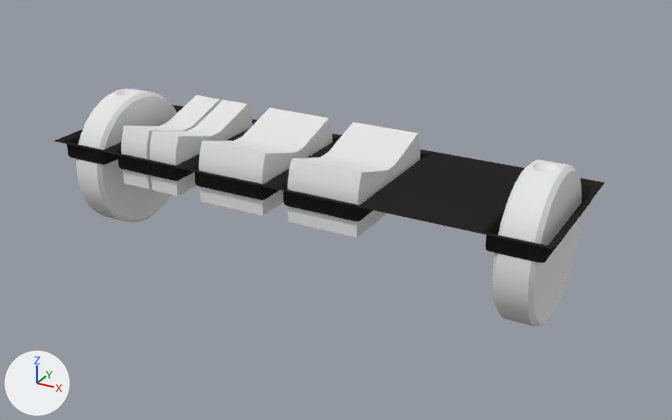
The Blender file Instruments/switches/switches.blend, before and after one commit.
The view is the same before and after, from a 50 mm camera at (0.1078, -0.1845, 0.0794) aimed at (0.0057, 0.0011, -0.0134). The axes (+X, +Y, +Z) are drawn at lower left. The lights are the same throughout.

Script lines for the objects in view, before the commit:
```python
ob_alternator = bpy.data.objects.new('alternator', me_alternator)
ob_alternator.location = (-0.033, 0.0, -0.002)
ob_backplate = bpy.data.objects.new('backplate', me_backplate)
ob_backplate.location = (0.0, 0.0, -0.001)
ob_backplate.rotation_euler = (1.571, 0.0, -3.142)  # degrees (90, 0, -180)
ob_battery = bpy.data.objects.new('battery', me_battery)
ob_battery.location = (-0.042, 0.0, -0.002)
ob_fuel_pump = bpy.data.objects.new('fuel pump', me_fuel_pump)
ob_fuel_pump.location = (-0.013, 0.0, -0.002)
ob_landing_lights = bpy.data.objects.new('landing lights', me_landing_lights)
ob_landing_lights.location = (0.012, 0.0, -0.002)
ob_nav_light_brightness = bpy.data.objects.new('nav light brightness', me_dial)
ob_nav_light_brightness.location = (-0.0575, 0.0, -0.01)
ob_panel_light_brightness = bpy.data.objects.new('panel light brightness', me_dial)
ob_panel_light_brightness.location = (0.0575, 0.0, -0.01)
```
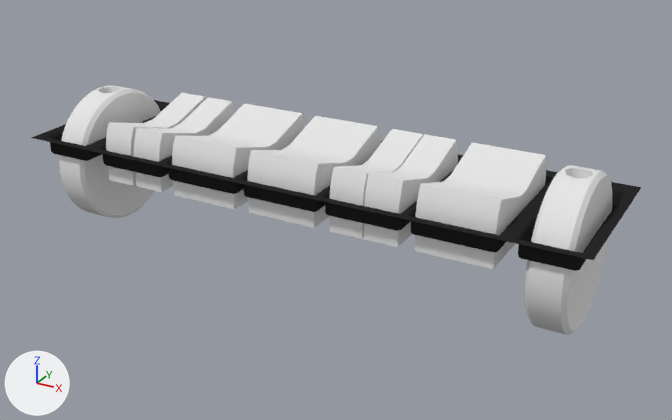
The change, as a list of edits to the scene's bpy script:
```text
Change me_backplate:
    used by ob_backplate; location = (0.0, 0.0, -0.001); rotation_euler = (1.571, 0.0, -3.142), in degrees (90, 0, -180)
    remove me_backplate.from_pydata(...)  # 58 vertices, 48 faces; spans x -0.066..0.066, y -0.005..0.0, z -0.02..0.02
    add me_backplate.from_pydata(...)  # 74 vertices, 63 faces; spans x -0.074..0.073, y -0.005..0.0, z -0.021..0.021
    me_backplate part 1: the whole mesh is rebuilt
Add me_strobe:
    me_strobe.from_pydata(...)  # 49 vertices, 36 faces; spans x -0.0043..0.004, y -0.017..0.017, z -0.008..0.007
    me_strobe.polygons.foreach_set('use_smooth', [True] * 36)
    me_strobe.materials.append(mat_switch)  # its picture is missing
Add me_beacon:
    me_beacon.from_pydata(...)  # 49 vertices, 36 faces; spans x -0.004..0.0043, y -0.017..0.017, z -0.008..0.007
    me_beacon.polygons.foreach_set('use_smooth', [True] * 36)
    me_beacon.materials.append(mat_switch)  # its picture is missing
Add me_pitot_heat:
    me_pitot_heat.from_pydata(...)  # 49 vertices, 36 faces; spans x -0.009..0.009, y -0.017..0.017, z -0.008..0.007
    me_pitot_heat.polygons.foreach_set('use_smooth', [True] * 36)
    me_pitot_heat.materials.append(mat_switch)  # its picture is missing
Change ob_panel_light_brightness:
    ob_panel_light_brightness.location: (0.0575, 0.0, -0.01) -> (0.0645, 0.0, -0.01)
Remove ob_nav_light_brightness:
    ob_nav_light_brightness = bpy.data.objects.new('nav light brightness', me_dial)
    ob_nav_light_brightness.location = (-0.0575, 0.0, -0.01)
    _m = ob_nav_light_brightness.modifiers.new('EdgeSplit', 'EDGE_SPLIT')
    _m.use_edge_angle = False
Change ob_alternator:
    ob_alternator.location: (-0.033, 0.0, -0.002) -> (-0.038, 0.0, -0.002)
Change ob_battery:
    ob_battery.location: (-0.042, 0.0, -0.002) -> (-0.047, 0.0, -0.002)
Change ob_landing_lights:
    ob_landing_lights.location: (0.012, 0.0, -0.002) -> (0.001, 0.0, -0.002)
Change ob_fuel_pump:
    ob_fuel_pump.location: (-0.013, 0.0, -0.002) -> (-0.021, 0.0, -0.002)
Add ob_navigation_light_brightness:
    ob_navigation_light_brightness = bpy.data.objects.new('navigation light brightness', me_dial)
    ob_navigation_light_brightness.location = (-0.0635, 0.0, -0.01)
    _m = ob_navigation_light_brightness.modifiers.new('EdgeSplit', 'EDGE_SPLIT')
    _m.use_edge_angle = False
Add ob_strobe:
    ob_strobe = bpy.data.objects.new('strobe', me_strobe)
    ob_strobe.location = (0.027, 0.0, -0.002)
    _m = ob_strobe.modifiers.new('EdgeSplit', 'EDGE_SPLIT')
Add ob_beacon:
    ob_beacon = bpy.data.objects.new('beacon', me_beacon)
    ob_beacon.location = (0.018, 0.0, -0.002)
    _m = ob_beacon.modifiers.new('EdgeSplit', 'EDGE_SPLIT')
Add ob_pitot_heat:
    ob_pitot_heat = bpy.data.objects.new('pitot heat', me_pitot_heat)
    ob_pitot_heat.location = (0.044, 0.0, -0.002)
    _m = ob_pitot_heat.modifiers.new('EdgeSplit', 'EDGE_SPLIT')
```

What differs and where, as boxes (x1, y1, x2, y2) in the pictures (672 x 420 px):
'backplate', reshaped (11% wider, 8% taller): before (55, 105, 605, 263); after (31, 100, 641, 271)
'panel light brightness', moved: before (492, 160, 582, 327); after (525, 165, 612, 335)
'landing lights', moved: before (288, 122, 420, 238); after (247, 116, 381, 228)
'fuel pump', moved: before (199, 108, 333, 216); after (172, 103, 305, 209)
'pitot heat', added: after (414, 143, 546, 269)
'navigation light brightness', added: after (59, 85, 161, 218)
'nav light brightness', deleted: before (76, 88, 177, 223)
'alternator', moved: before (150, 100, 252, 196); after (134, 97, 235, 192)
'strobe', added: after (364, 134, 458, 247)
'battery', moved: before (121, 95, 221, 189); after (106, 93, 206, 186)
'beacon', added: after (330, 129, 423, 239)
